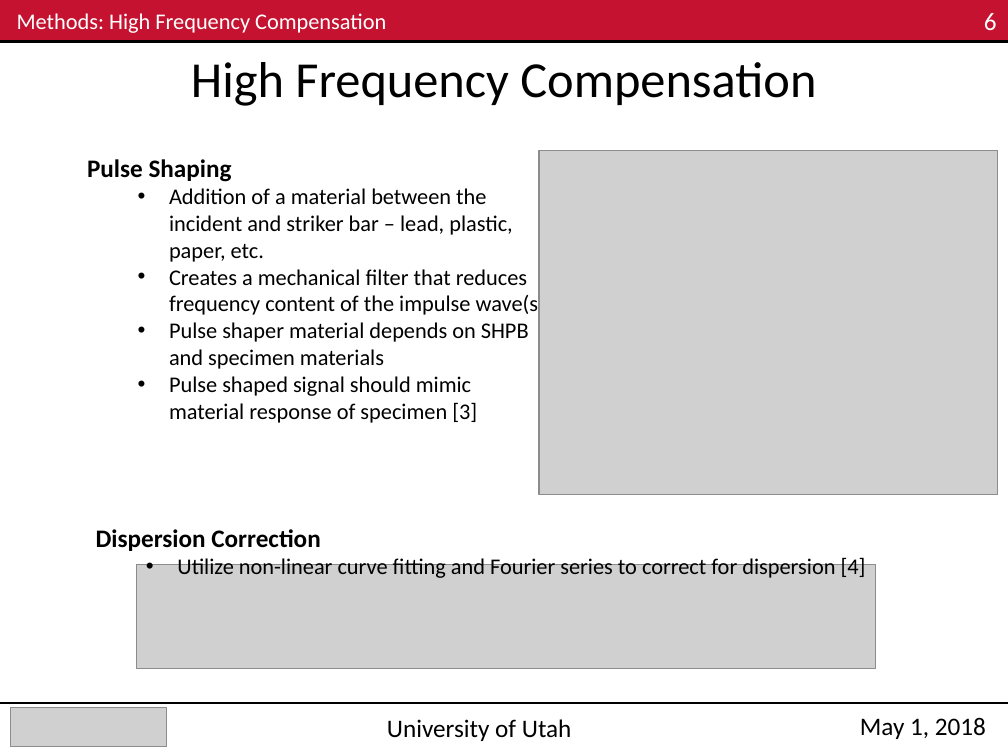
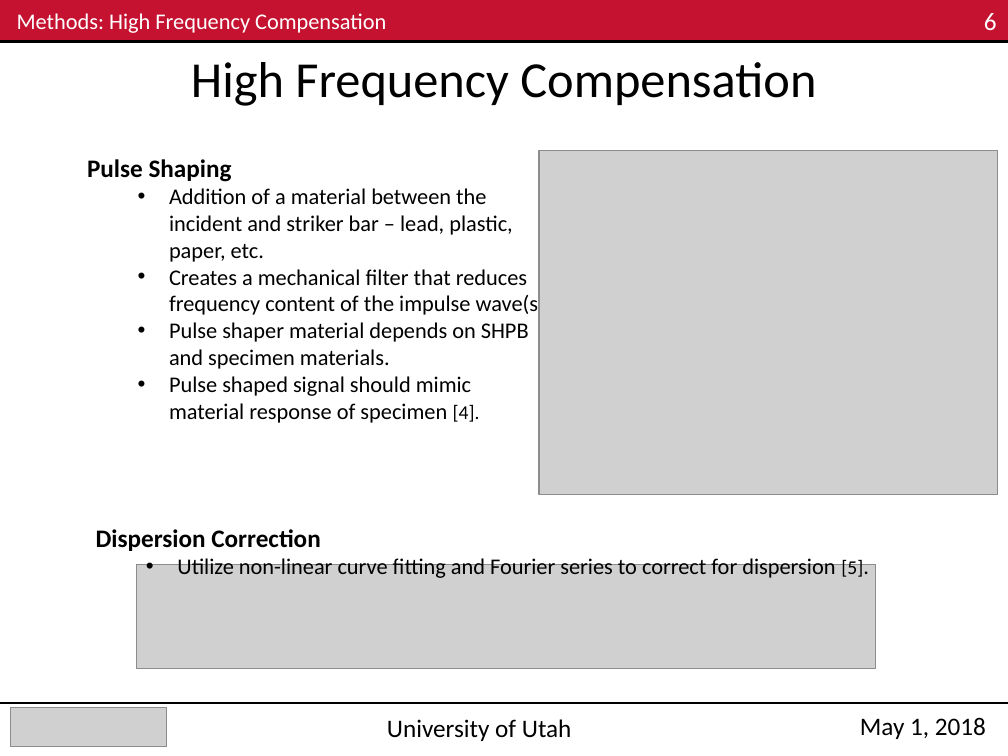
Before and after one commit to Mar-ten/PMAA_Fracture, a slide deck: slide 6 of ME EN 6960_Group4_Exp3_Nick.pptx. Drawn at 1008x756 pixels with LibreOffice and Linux fonts; fonts in the diff are those of the drawing; grey boxes stand for pictures. Boxes give left, top, right and bottom in pixels: in the first picture for what was removed or moved away, otherwise in the second. Text is boxed around its words. In the diff, an @@ line names an element or a change of style, - is before the commit and + after.

```diff
--- a/ME EN 6960_Group4_Exp3_Nick.pptx
+++ b/ME EN 6960_Group4_Exp3_Nick.pptx
@@ text at [169, 322, 529, 423]: text changed @@
-    • Pulse shaper material depends on SHPB and specimen materials
-    • Pulse shaped signal should mimic material response of specimen [3]
+    • Pulse shaper material depends on SHPB and specimen materials.
+    • Pulse shaped signal should mimic material response of specimen [4].
@@ text at [177, 555, 863, 578]: text changed @@
-    • Utilize non-linear curve fitting and Fourier series to correct for dispersion [4]
+    • Utilize non-linear curve fitting and Fourier series to correct for dispersion [5].
```
Also in this commit, not shown: 7 other slides changed.
